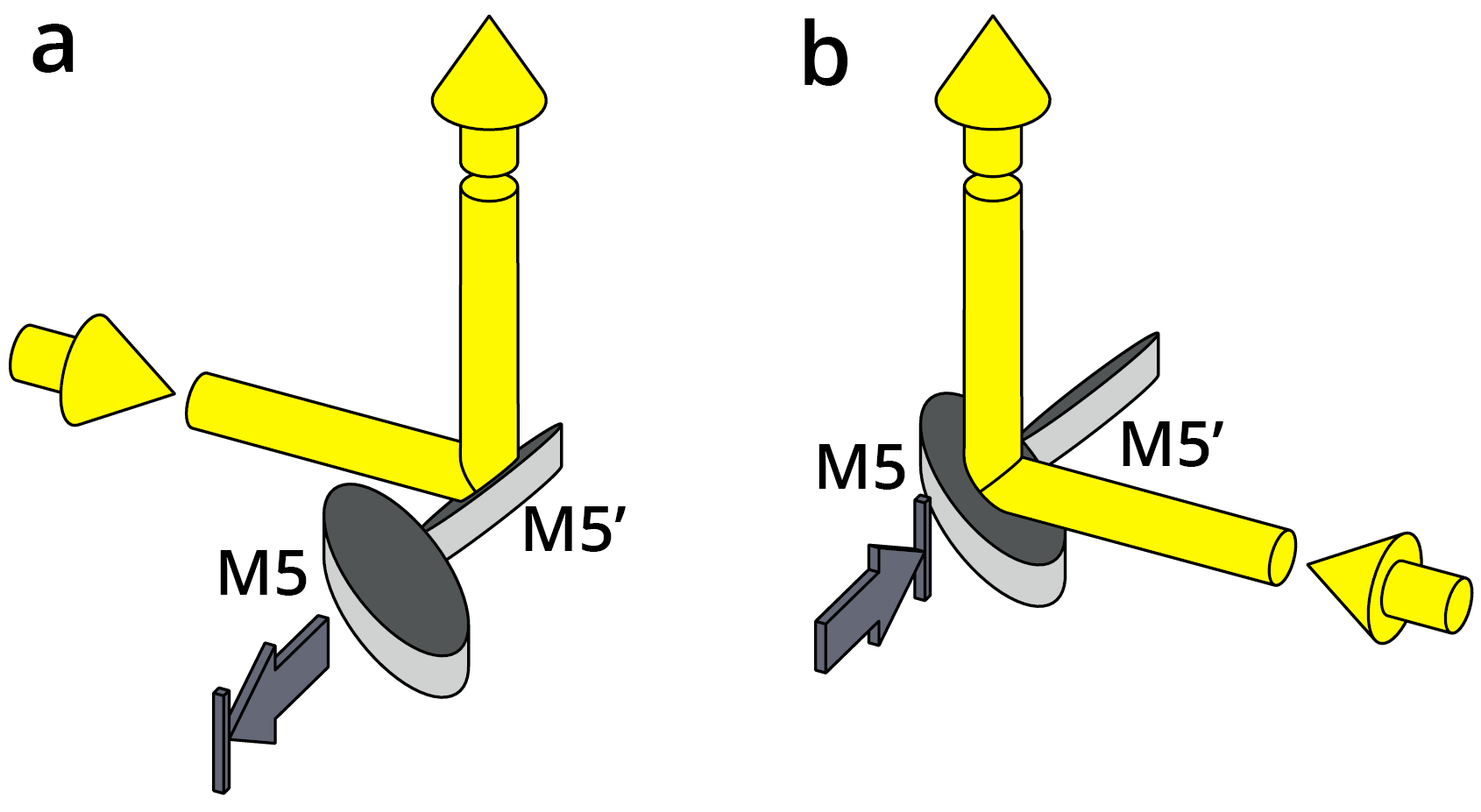
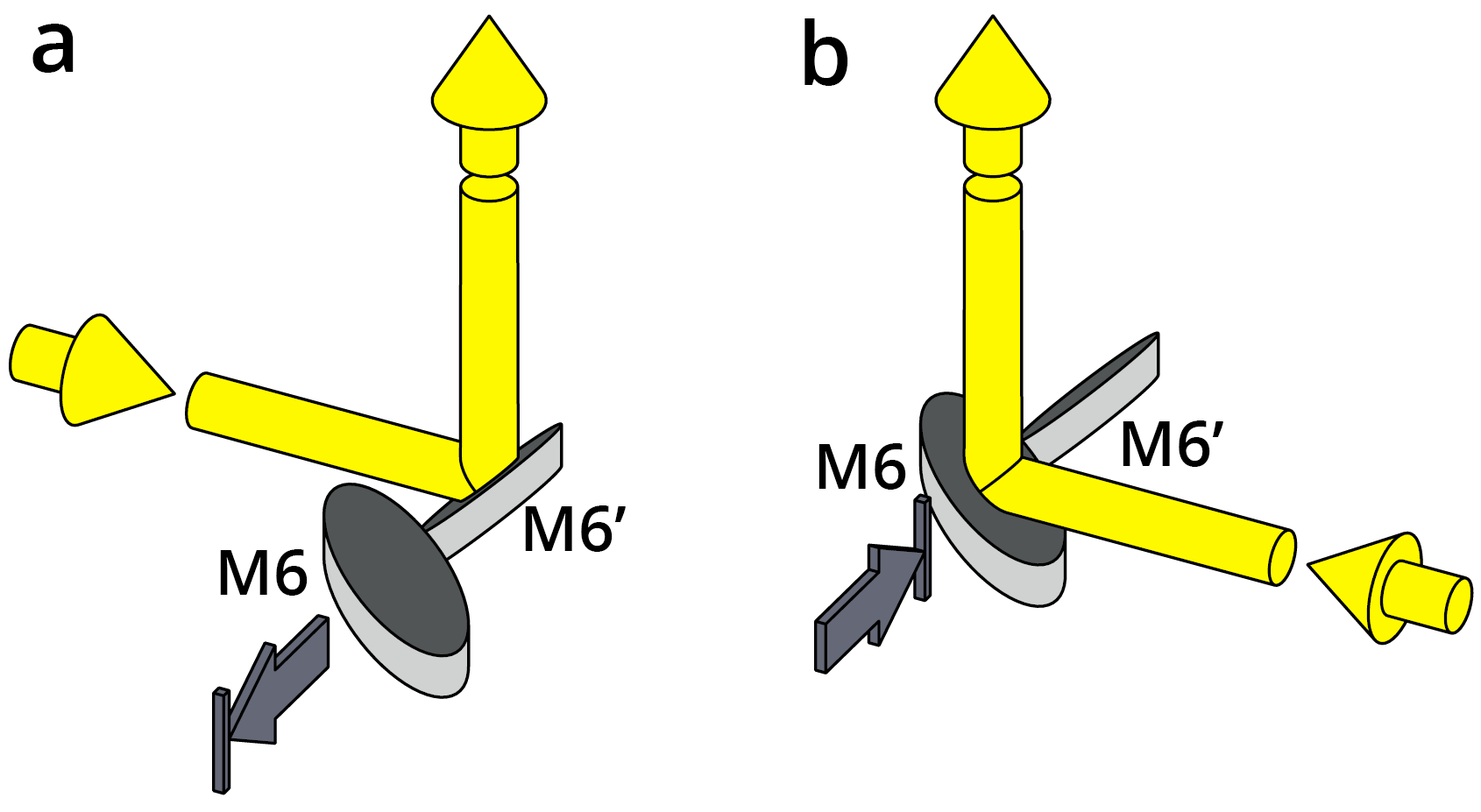
Comparing the layer stacks of the two w=1481, h=812 images. Changes:
renamed "M5’ copy" to "M6’", painted on it over bbox(1178, 420, 1211, 468)
renamed "M5’" to "M6’", painted on it over bbox(581, 505, 613, 553)
renamed "M5 copy" to "M6", painted on it over bbox(276, 549, 308, 596)
renamed "M5" to "M6", painted on it over bbox(874, 443, 907, 490)
